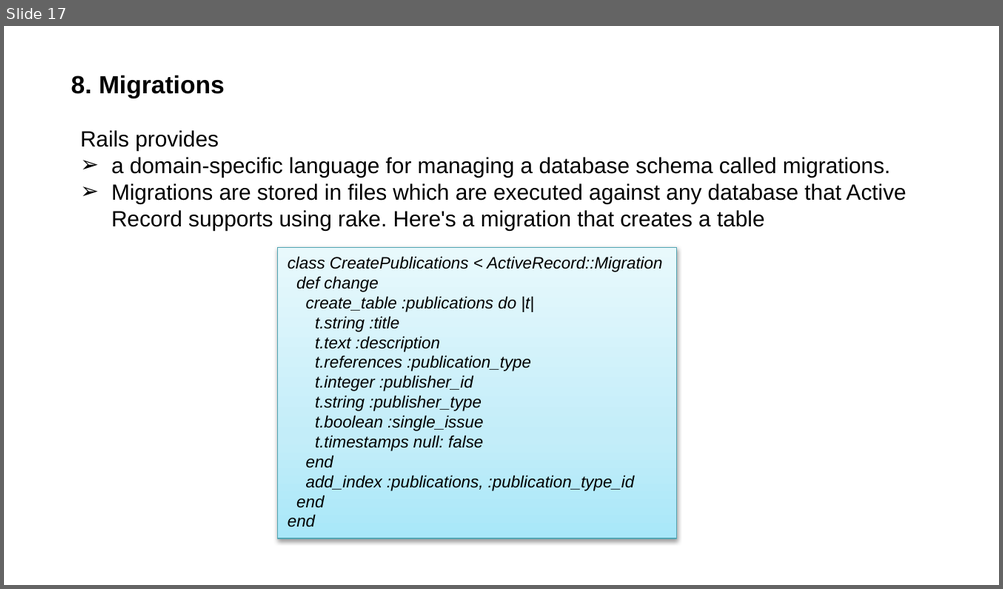
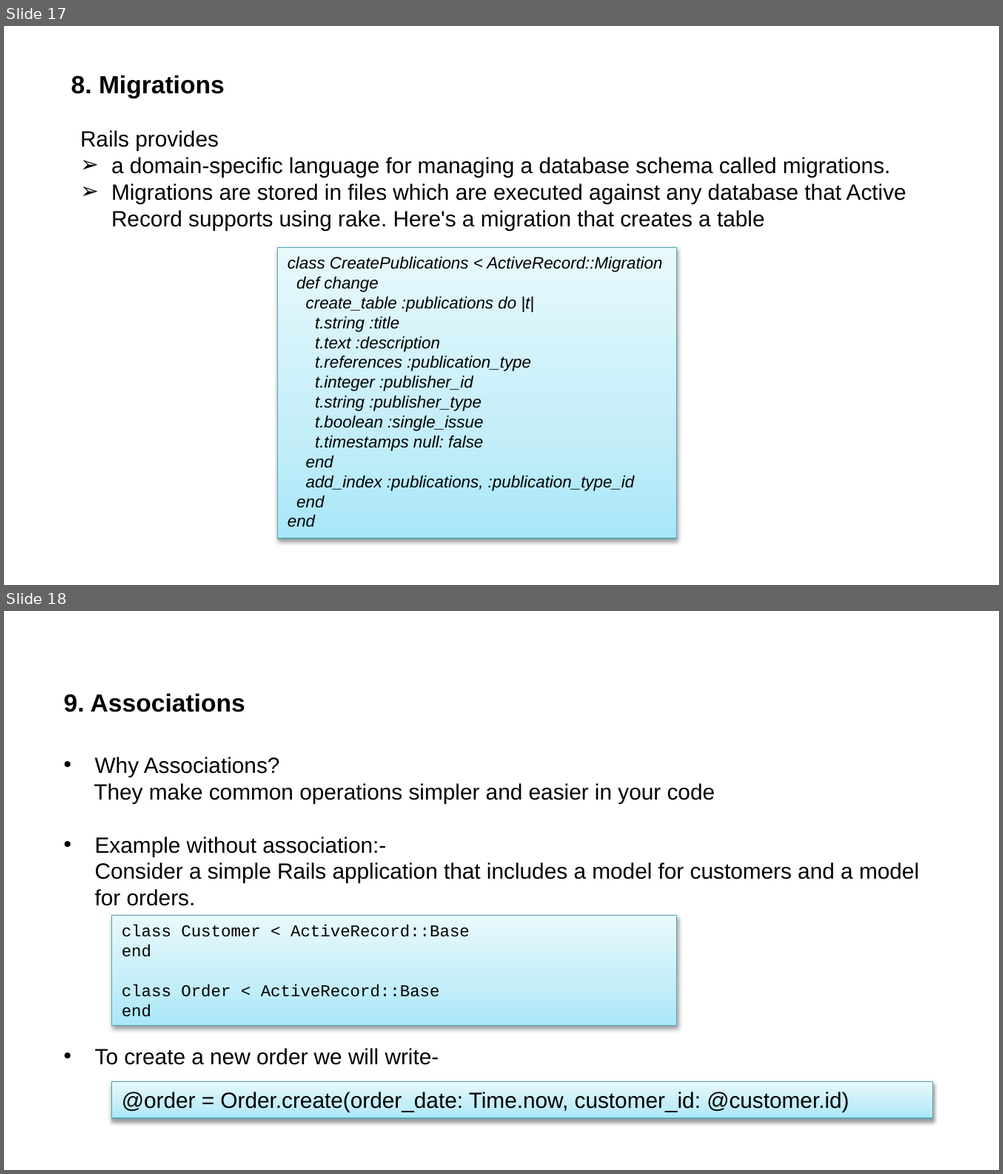
Before and after one commit to rubypool/rails-training-material, a slide deck: Ruby On Rails Deck - Models.pptx. Shown one above the other, each under a label of ours: slide 17 before the commit, slides 17 and 18 after it. The pictures are 1003x589 and 1003x1174 pixels, drawn with LibreOffice and Linux fonts; fonts in the diff are those of the drawing. Boxes give left, top, right and bottom in pixels: in the first picture for what was removed or moved away, otherwise in the second. Text is boxed around its words. In the diff, an @@ line names an element or a change of style, - is before the commit and + after.

Commit message:
updating model ppt with associations

```diff
--- a/Ruby On Rails Deck - Models.pptx
+++ b/Ruby On Rails Deck - Models.pptx
@@ slide 18 added at (4, 611, 999, 1170), background #FFFFFF @@
@@ title added at (64, 693, 245, 712), 18 pt, text #000000, bold @@
+9. Associations
@@ text added at (94, 757, 919, 1065), 16 pt, text #000000 @@
+  • Why Associations?
+  They make common operations simpler and easier in your code
+  • Example without association:-
+    Consider a simple Rails application that includes a model for customers and a model for orders.
+  • To create a new order we will write-
@@ table added at (96, 915, 684, 1027), 1 rows, 1 columns @@
+
@@ rectangle added at (111, 915, 677, 1025), fill gradient #A9E9F9 to #C3EFF9 to #E7F9FE, outline #53A5B3 0.75 pt, 12 pt, text #000000 @@
+class Customer < ActiveRecord::Base
+end
+class Order < ActiveRecord::Base
+end
@@ rectangle added at (111, 1082, 932, 1118), fill gradient #A9E9F9 to #C3EFF9 to #E7F9FE, outline #53A5B3 0.75 pt, 16 pt, text #000000 @@
+  @order = Order.create(order_date: Time.now, customer_id: @customer.id)
```
Also in this commit, not shown: 21 other slides added.
